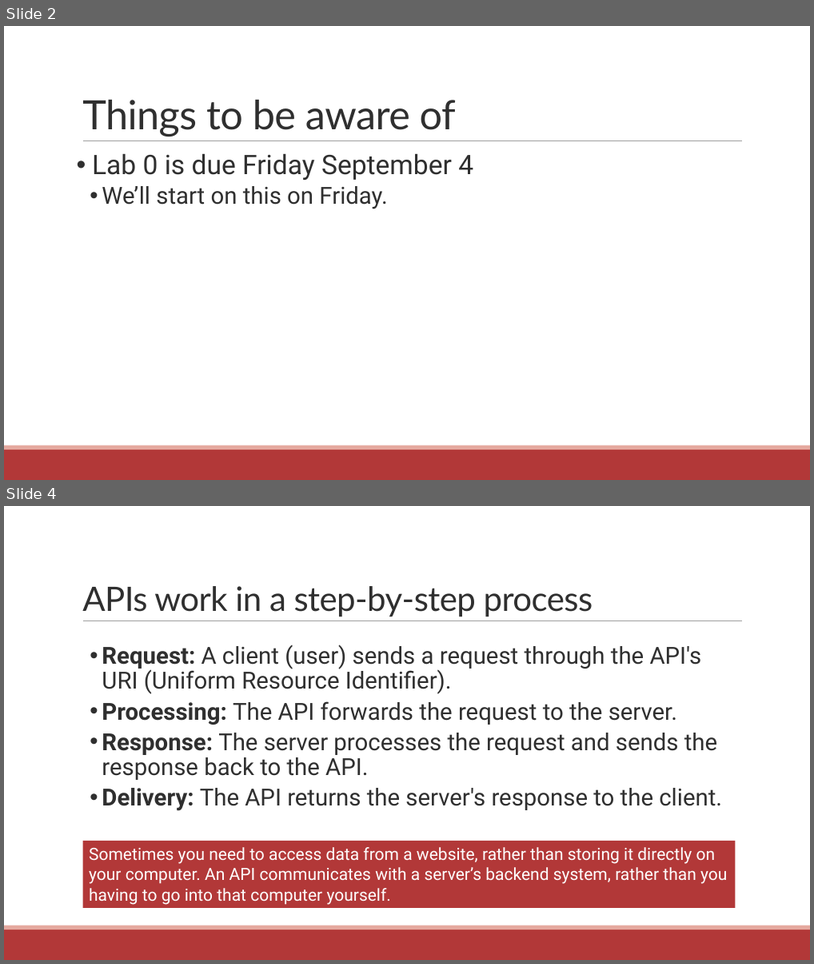
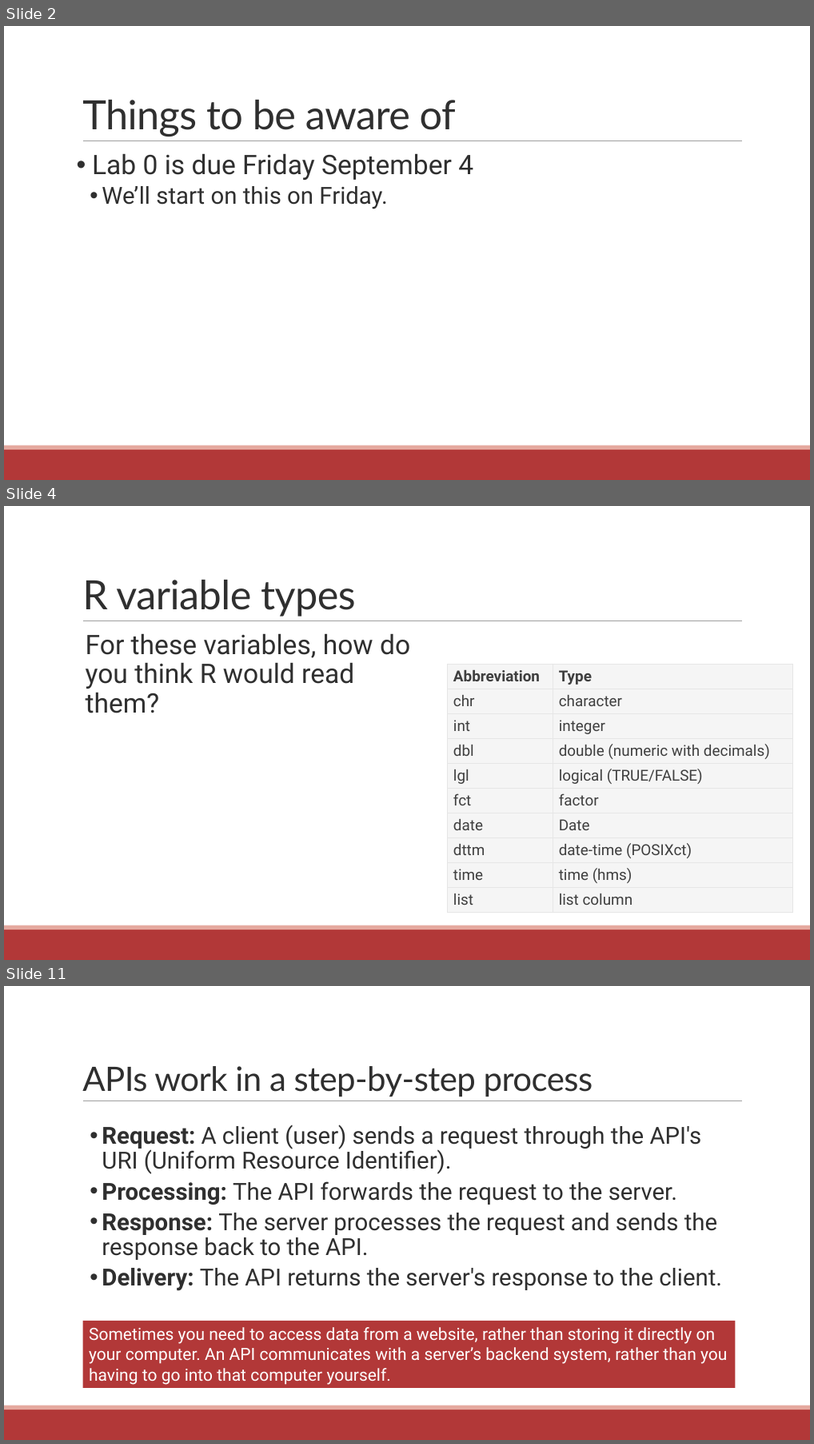
Before and after one commit to communitymaplab/geog4300_datascience, a slide deck: in_class_slides/geog4300_L05-readingdata.pptx. Shown one above the other, each under a label of ours: slides 2 and 4 before the commit, slides 2, 4 and 11 after it; the slides between them are not shown. The pictures are 814x964 and 814x1444 pixels, drawn with LibreOffice and Linux fonts; fonts in the diff are those of the drawing. Boxes give left, top, right and bottom in pixels: in the first picture for what was removed or moved away, otherwise in the second. Text is boxed around its words. In the diff, an @@ line names an element or a change of style, - is before the commit and + after.

```diff
--- a/in_class_slides/geog4300_L05-readingdata.pptx
+++ b/in_class_slides/geog4300_L05-readingdata.pptx
@@ slide 4 added at bbox=[4, 506, 810, 960], background #FFFFFF; not listed: 3 template elements that a slide beside it also shows @@
@@ title added at bbox=[82, 580, 356, 616], 48 pt, text #2F2F2F @@
+R variable types
@@ text added at bbox=[86, 633, 410, 713], 32 pt, text #2F2F2F @@
+For these variables, how do you think R would read them?
@@ table added at bbox=[447, 664, 793, 912], 10 rows, 2 columns @@
+Abbreviation | Type
+chr | character
+int | integer
+dbl | double (numeric with decimals)
+lgl | logical (TRUE/FALSE)
+fct | factor
+date | Date
+dttm | date-time (POSIXct)
+time | time (hms)
+list | list column
@@ what was slide 4 is now slide 11 @@
```
Also in this commit, not shown: 2 slides changed, 9 other slides added, 1 slide removed, 8 other files.
